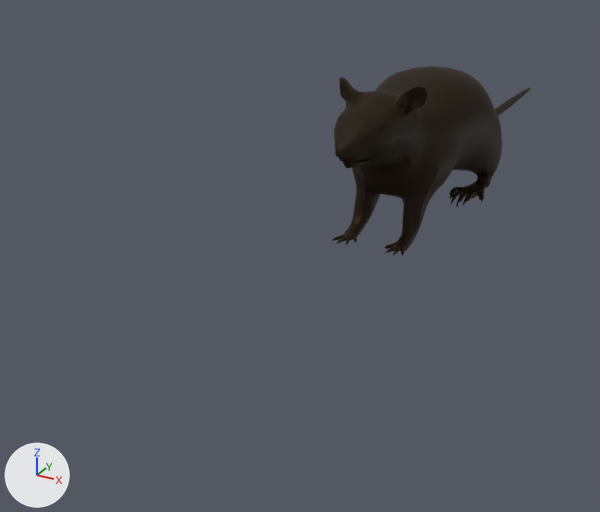
An edit to the Blender file rat/Rat2.0.blend, drawn before and after from the same camera.
Before and after are seen from a 50 mm lens placed at (37.6, -101.8, 39.9), pointed at (-8.8, -17.6, -2.2). The lights are fixed; the arrows at lower left show +X, +Y and +Z.

Objects in the first picture: 'RAT'.
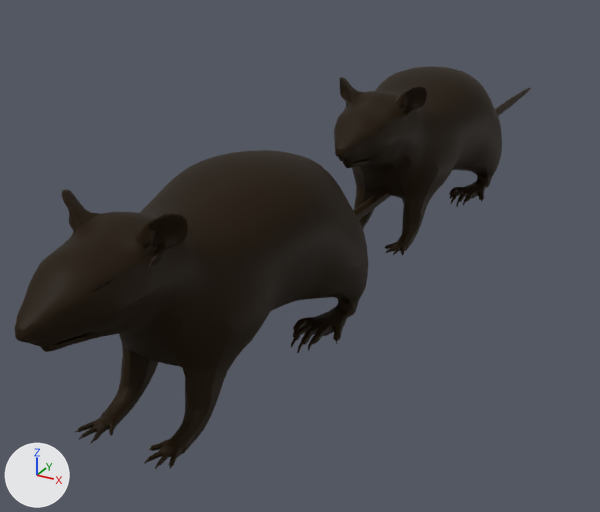
Where the change shows, as pixel boxes [x1, y1, x2, y2] in the pictures (600 x 512 px):
```json
{"object": "RAT.001", "change": "added", "after": [15, 150, 391, 469], "faces in mat_material_002 (black #241808)": [15, 150, 391, 469]}
```

Scene script edits in JSON lines:
```json
{"op": "add", "block": "ob_rat_001", "code": ["ob_rat_001 = bpy.data.objects.new('RAT.001', me_cube_001.copy())  # the mesh of ob_rat", "ob_rat_001.location = (0.0, -43.7, 8.0)", "ob_rat_001.rotation_euler = (0.0, 0.0, 3.139)  # degrees (0, 0, 180)", "_m = ob_rat_001.modifiers.new('Mirror', 'MIRROR')", "_m.use_clip = True", "_m = ob_rat_001.modifiers.new('Subdivision', 'SUBSURF')", "_m.render_levels = 1"]}
```
